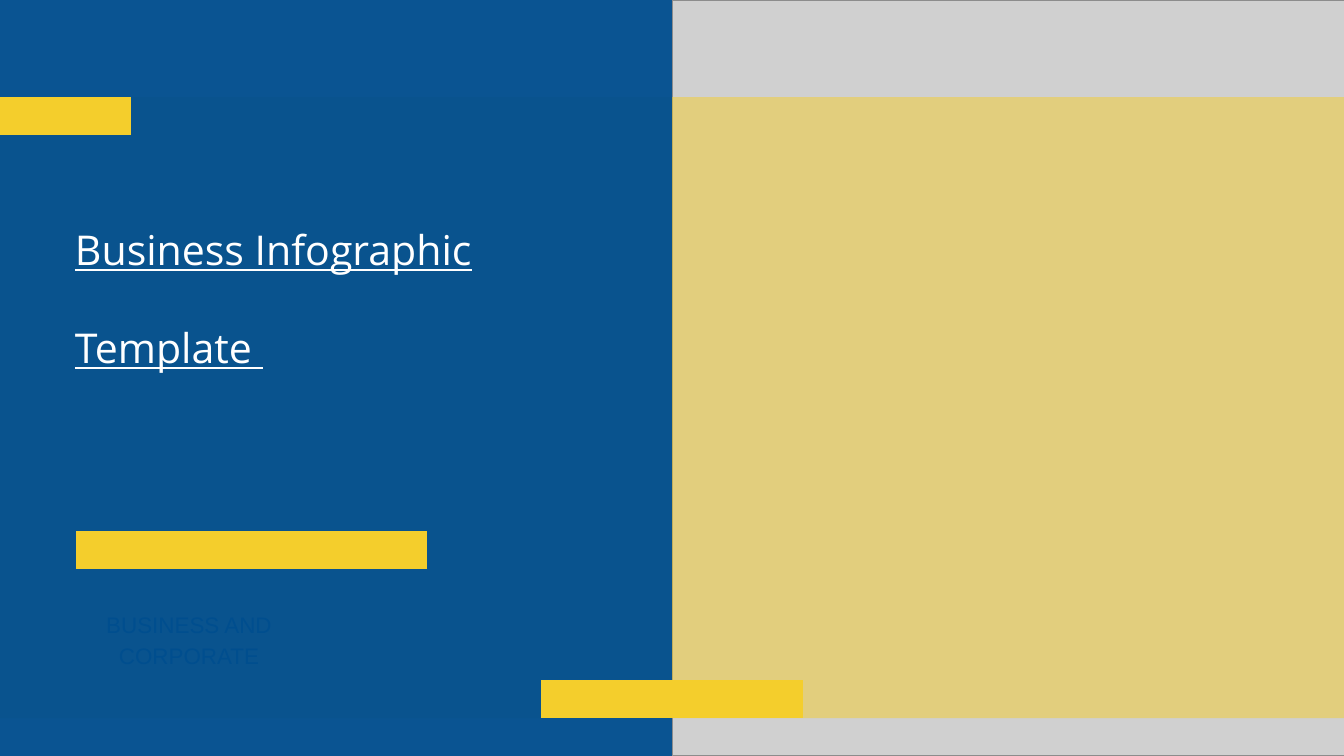
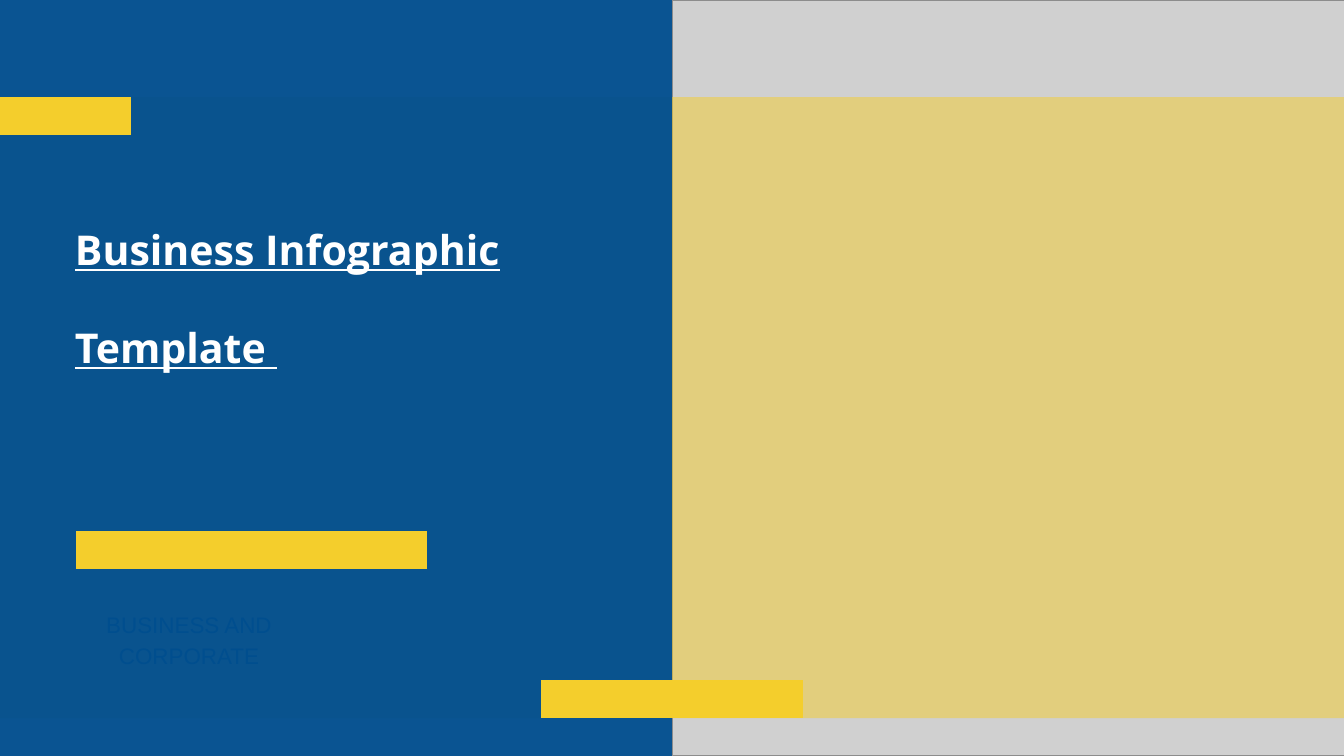
Before and after one commit to Computer-use-agents/dart_rollouter, a slide deck: slide 1 of cache/5c1a6c3d-c1b3-47cb-9b01-8d1b7544ffa1/39_2.pptx. Drawn at 1344x756 pixels with LibreOffice and Linux fonts; fonts in the diff are those of the drawing; grey boxes stand for pictures. Boxes give left, top, right and bottom in pixels: in the first picture for what was removed or moved away, otherwise in the second. Text is boxed around its words. In the diff, an @@ line names an element or a change of style, - is before the commit and + after.

```diff
--- a/cache/5c1a6c3d-c1b3-47cb-9b01-8d1b7544ffa1/39_2.pptx
+++ b/cache/5c1a6c3d-c1b3-47cb-9b01-8d1b7544ffa1/39_2.pptx
@@ text "Business Infographic Template" at box(75, 233, 499, 373): bold on @@
```
Also in this commit, not shown: 45 other files.
